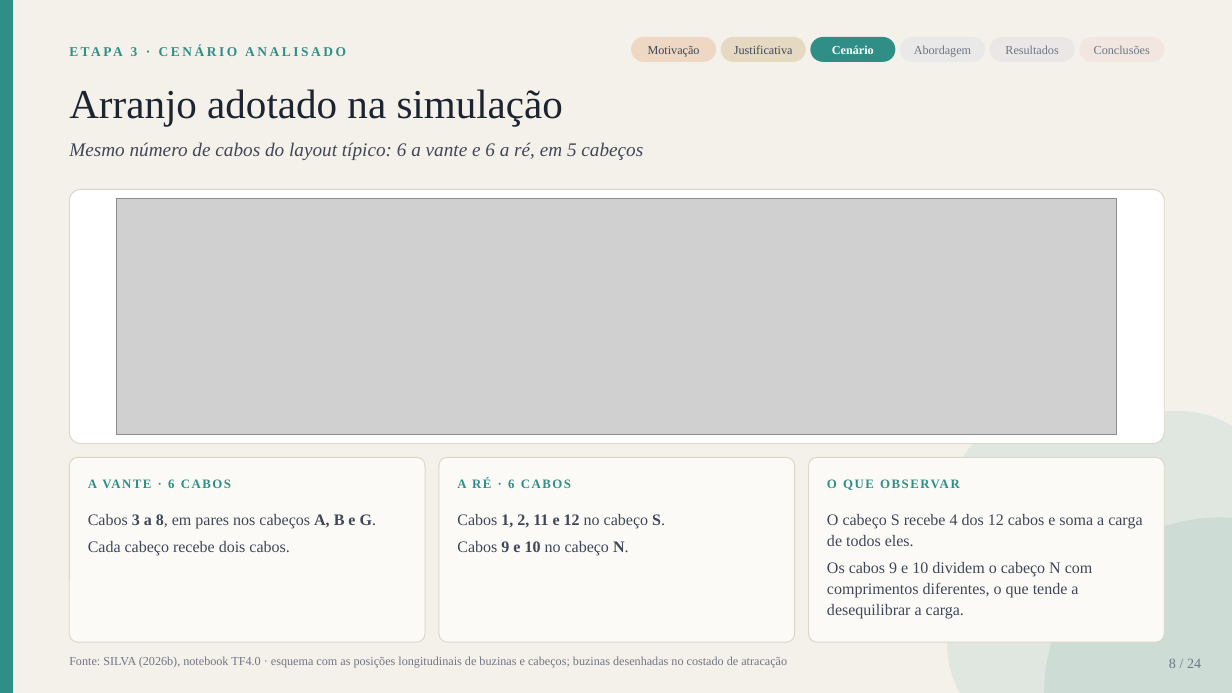
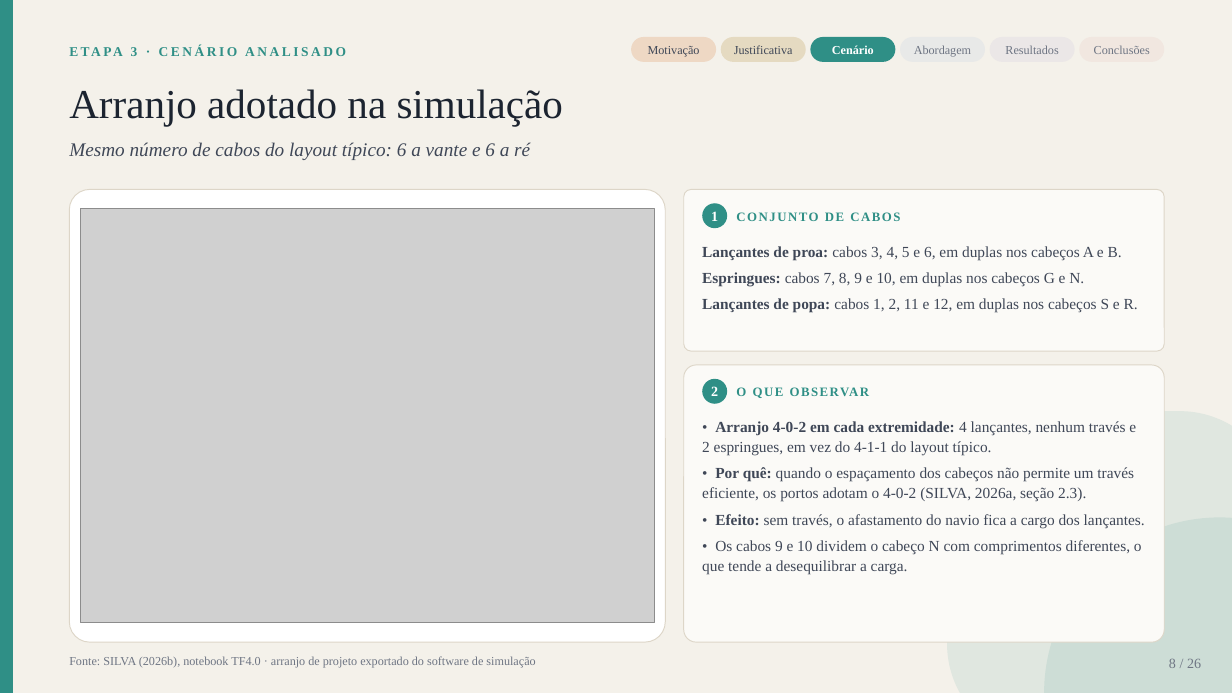
Before and after one commit to gustavogsilvaa/Apresentacao-Kiro, a slide deck: slide 8 of amarracao_v3/Apresentacao_TF_Amarracao_parcial.pptx. Drawn at 1232x693 pixels with LibreOffice and Linux fonts; fonts in the diff are those of the drawing; grey boxes stand for pictures. Boxes give left, top, right and bottom in pixels: in the first picture for what was removed or moved away, otherwise in the second. Text is boxed around its words. In the diff, an @@ line names an element or a change of style, - is before the commit and + after.

```diff
--- a/amarracao_v3/Apresentacao_TF_Amarracao_parcial.pptx
+++ b/amarracao_v3/Apresentacao_TF_Amarracao_parcial.pptx
@@ text at bbox=[69, 142, 530, 160]: text changed @@
-Mesmo número de cabos do layout típico: 6 a vante e 6 a ré, em 5 cabeços
+Mesmo número de cabos do layout típico: 6 a vante e 6 a ré
@@ rounded rectangle: place and size @@
-rounded rectangle at bbox=[69, 189, 1165, 444]
+rounded rectangle at bbox=[69, 189, 665, 642]
@@ picture: place and size @@
-picture at bbox=[116, 199, 1117, 434]
+picture at bbox=[80, 209, 654, 623]
@@ rounded rectangle: place and size @@
-rounded rectangle at bbox=[69, 457, 425, 642]
+rounded rectangle at bbox=[684, 189, 1165, 351]
@@ ellipse added at bbox=[702, 203, 727, 228], fill #2F8F86 @@
@@ text added at bbox=[737, 207, 1146, 230], 10 pt, text #2F8F86, bold @@
+CONJUNTO DE CABOS
@@ text added at bbox=[711, 211, 718, 221], 11 pt, text #FFFFFF, bold @@
+1
@@ text added at bbox=[702, 246, 1138, 313], 12 pt, text #3F4757 @@
+Lançantes de proa: cabos 3, 4, 5 e 6, em duplas nos cabeços A e B.
+Espringues: cabos 7, 8, 9 e 10, em duplas nos cabeços G e N.
+Lançantes de popa: cabos 1, 2, 11 e 12, em duplas nos cabeços S e R.
@@ rounded rectangle: place and size @@
-rounded rectangle at bbox=[809, 457, 1165, 642]
+rounded rectangle at bbox=[684, 365, 1165, 642]
@@ ellipse added at bbox=[702, 379, 727, 404], fill #2F8F86 @@
@@ text added at bbox=[711, 386, 718, 396], 11 pt, text #FFFFFF, bold @@
+2
@@ text "O QUE OBSERVAR": place and size @@
-text "O QUE OBSERVAR" at bbox=[827, 479, 837, 488]
+text "O QUE OBSERVAR" at bbox=[736, 387, 746, 396]
@@ text added at bbox=[702, 421, 1145, 575], 12 pt, text #3F4757 @@
+• Arranjo 4-0-2 em cada extremidade: 4 lançantes, nenhum través e 2 espringues, em vez do 4-1-1 do layout típico.
+• Por quê: quando o espaçamento dos cabeços não permite um través eficiente, os portos adotam o 4-0-2 (SILVA, 2026a, seção 2.3).
+• Efeito: sem través, o afastamento do navio fica a cargo dos lançantes.
+• Os cabos 9 e 10 dividem o cabeço N com comprimentos diferentes, o que tende a desequilibrar a carga.
@@ text removed at bbox=[88, 479, 174, 488] @@
-A VANTE · 6 CABOS
@@ rounded rectangle removed at bbox=[439, 457, 795, 642] @@
@@ text removed at bbox=[457, 479, 571, 488] @@
-A RÉ · 6 CABOS
@@ text removed at bbox=[88, 514, 377, 556] @@
-Cabos 3 a 8, em pares nos cabeços A, B e G.
-Cada cabeço recebe dois cabos.
@@ text removed at bbox=[457, 514, 665, 556] @@
-Cabos 1, 2, 11 e 12 no cabeço S.
-Cabos 9 e 10 no cabeço N.
@@ text removed at bbox=[827, 514, 1142, 619] @@
-O cabeço S recebe 4 dos 12 cabos e soma a carga de todos eles.
-Os cabos 9 e 10 dividem o cabeço N com comprimentos diferentes, o que tende a desequilibrar a carga.
@@ text at bbox=[69, 656, 535, 668]: text changed @@
-Fonte: SILVA (2026b), notebook TF4.0 · esquema com as posições longitudinais de buzinas e cabeços; buzinas desenhadas no costado de atracação
+Fonte: SILVA (2026b), notebook TF4.0 · arranjo de projeto exportado do software de simulação
@@ text at bbox=[1169, 659, 1201, 668]: text changed @@
-8 / 24
+8 / 26
```
Also in this commit, not shown: 23 other slides changed, 2 slides added, 10 other files.
